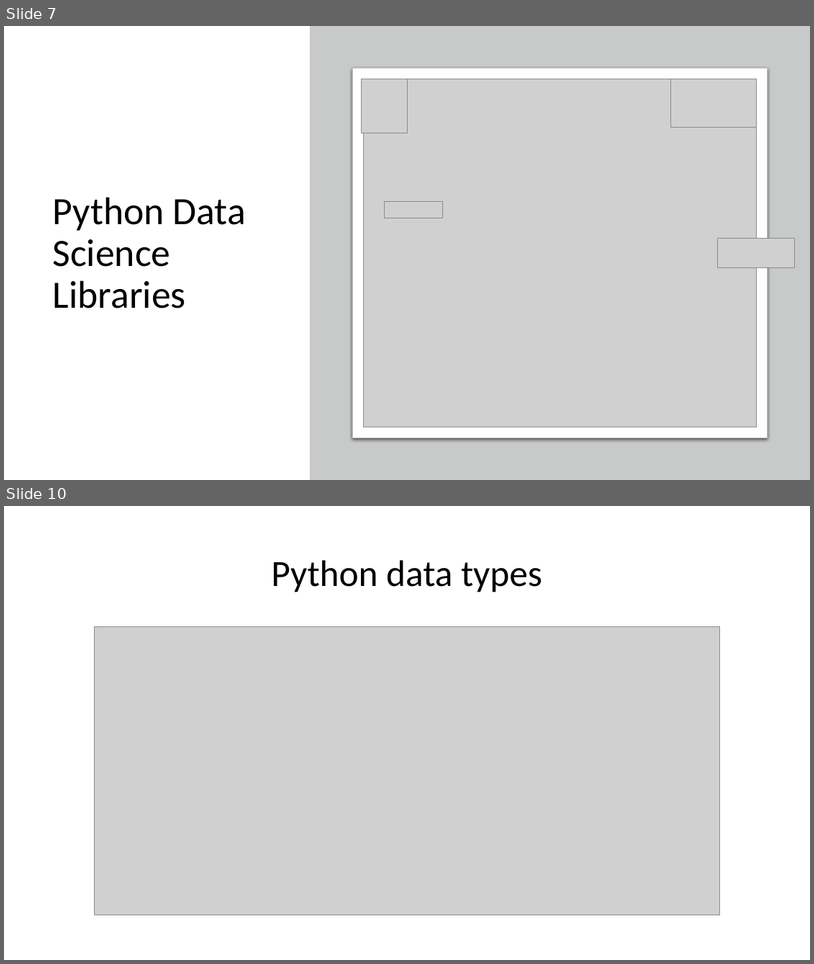
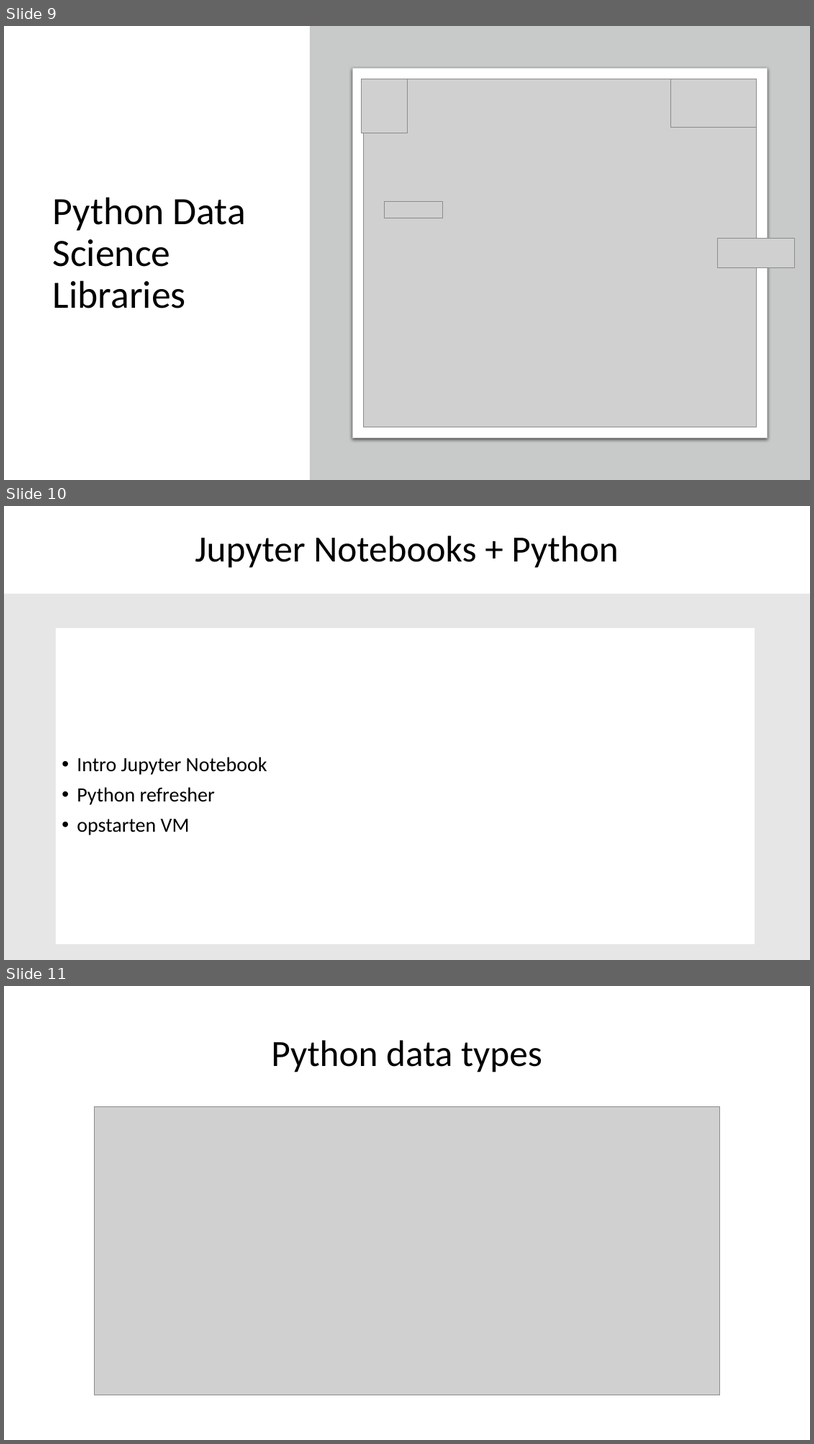
Before and after one commit to SandervandenOord/pandas_training, a slide deck: Pandas_Training_Slides.pptx. Shown one above the other, each under a label of ours: slides 7 and 10 before the commit, slides 9, 10 and 11 after it; the slides between them are not shown. The pictures are 814x964 and 814x1444 pixels, drawn with LibreOffice and Linux fonts; fonts in the diff are those of the drawing; grey boxes stand for pictures. Boxes give left, top, right and bottom in pixels: in the first picture for what was removed or moved away, otherwise in the second. Text is boxed around its words. In the diff, an @@ line names an element or a change of style, - is before the commit and + after.

Commit message:
added intro slides for each chapter

```diff
--- a/Pandas_Training_Slides.pptx
+++ b/Pandas_Training_Slides.pptx
@@ slide 10 added at [4,506,810,960], background #E7E6E6 @@
@@ title added at [4,506,810,594], fill #FFFFFF, 44 pt, text #000000 @@
+Jupyter Notebooks + Python
@@ text added at [56,628,756,944], fill #FFFFFF, 24 pt, text #000000 @@
+• Intro Jupyter Notebook
+• Python refresher
+• opstarten VM
@@ what was slide 7 is now slide 9 @@
@@ what was slide 10 is now slide 11 @@
```
Also in this commit, not shown: 3 slides changed, 6 other slides added.
